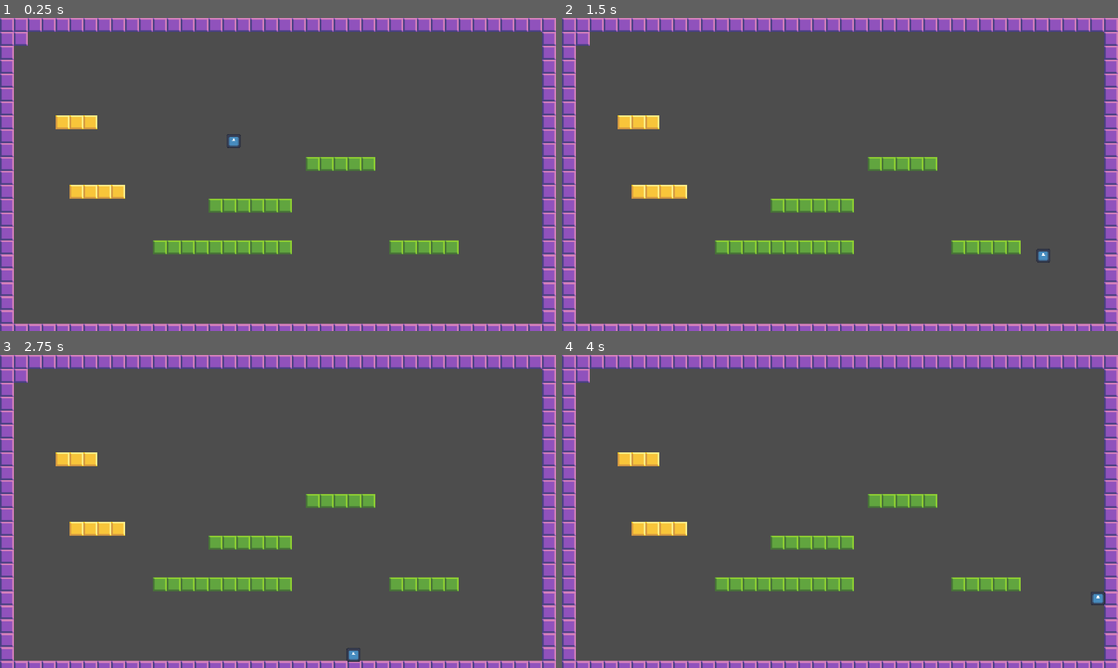
Above: before the commit, frames 1-4 (two rows, left to right).
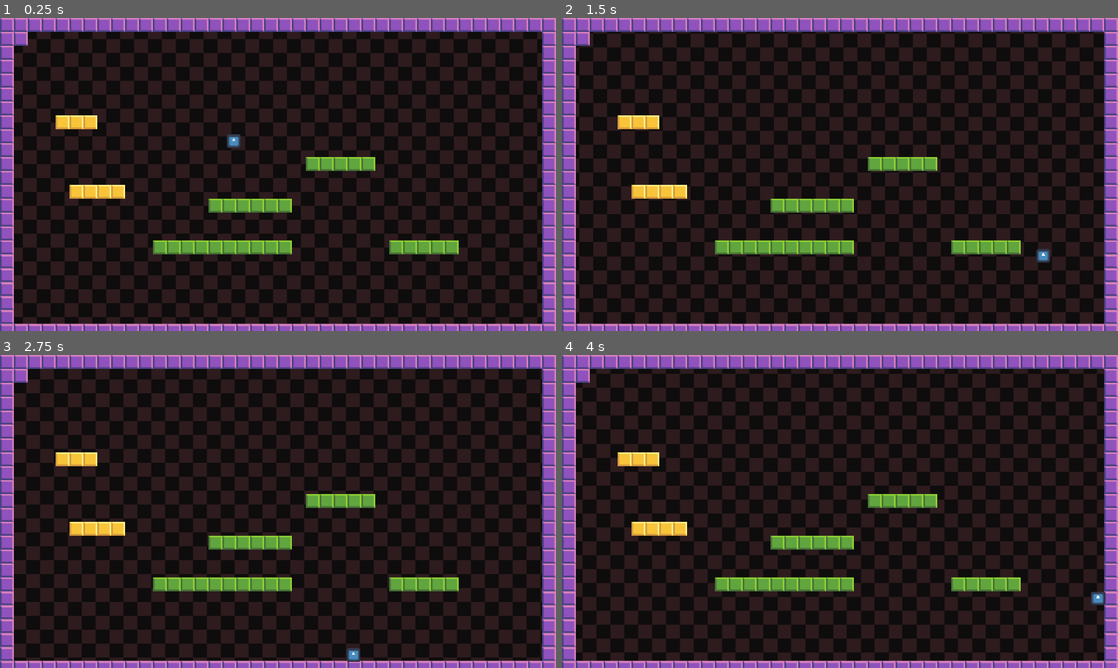
Above: after the commit, the same moments.

Repository: Renan-G-projec/Obstorm
Game: Godot game, scene res://main.tscn
The game is run twice, just before and just after one commit, with the same random seed, the same clock (stepped at 60 frames per second) and the same inputs. The engine's default icon, where the game draws it, is replaced by a stand-in: a white triangle on a blue panel in a dark square.
Inputs (mouse positions are in pixels of both pictures, inside the frame that each line leads up to):
- Up to frame 1 (0.25 s): no input
- Up to frame 2 (1.5 s): tap Enter (ui_accept) at 0.5, 0.77 s; move the mouse to (962, 158) at 0.52 s; hold Right (ui_right) from 0.53 s (still down); tap Alt at 0.6 s; click (962, 158) at 0.67 s; move the mouse to (728, 190) at 1.27 s; tap Shift at 1.35 s
- Up to frame 3 (2.75 s): tap Enter (ui_accept) at 1.52 s; move the mouse to (333, 442) at 2.02 s; release Right (ui_right) at 2.03 s; hold Left (ui_left) from 2.03 s (still down); tap Alt at 2.1 s
- Up to frame 4 (4 s): move the mouse to (812, 574) at 2.77 s; release Left (ui_left) at 2.78 s; hold Right (ui_right) from 2.78 s (still down); tap Shift at 2.85 s; click (812, 574) at 2.92 s; tap Enter (ui_accept) at 3.02, 3.77 s; move the mouse to (1006, 558) at 3.52 s; tap Alt at 3.6 s

The runs differ from the first frame. In frame 1, 85% of the frame differs, in the area x 2-98%, y 4-98%; in frame 2, 85%; in frame 3, 85%; in frame 4, 85%.

Commit message:
feat: Added placeholder background. AMDG

Diff:
--- a/main.tscn
+++ b/main.tscn
@@ -1,5 +1,6 @@
 [gd_scene format=4 uid="uid://b35w1w6kevgqf"]
 
+[ext_resource type="Texture2D" uid="uid://d3ka7sdcuwdx5" path="res://map/placeholder_background.png" id="1_h2yge"]
 [ext_resource type="Texture2D" uid="uid://cmljty1xywjqq" path="res://map/placeholder_tileset.png" id="1_ig7tw"]
 [ext_resource type="PackedScene" uid="uid://ckq0faud4p8ym" path="res://player/player.tscn" id="2_0xm2m"]
 
@@ -30,6 +31,19 @@
 
 [node name="Main" type="Node" unique_id=679083051]
 
+[node name="Parallax2D" type="Parallax2D" parent="." unique_id=1668047432]
+scroll_offset = Vector2(24, 2)
+repeat_size = Vector2(32, 32)
+autoscroll = Vector2(8, 8)
+repeat_times = 20
+limit_begin = Vector2(0, 0)
+ignore_camera_scroll = true
+
+[node name="PlaceholderBackground" type="Sprite2D" parent="Parallax2D" unique_id=218060252]
+position = Vector2(320, 180)
+scale = Vector2(2, 2)
+texture = ExtResource("1_h2yge")
+
 [node name="Map" type="TileMapLayer" parent="." unique_id=582566929]
 tile_map_data = PackedByteArray("AAAAAAAAAAACAAIAAAAAAAEAAAACAAIAAAAAAAIAAAACAAIAAAAAAAMAAAACAAIAAAAAAAQAAAACAAIAAAAAAA …(2416 unchanged characters)…
 tile_set = SubResource("TileSet_ocxxs")
Binary file added: map/placeholder_background.png
Not shown, added: map/placeholder_background.png.import
